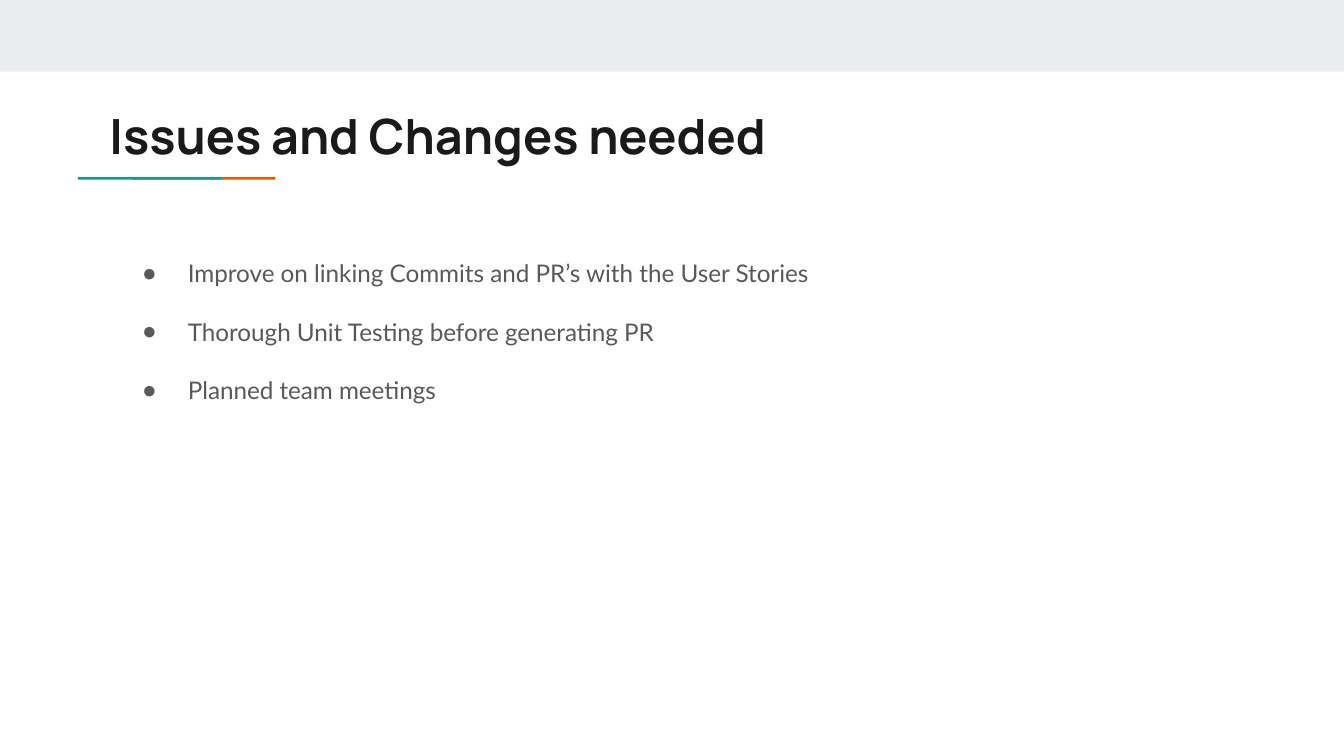
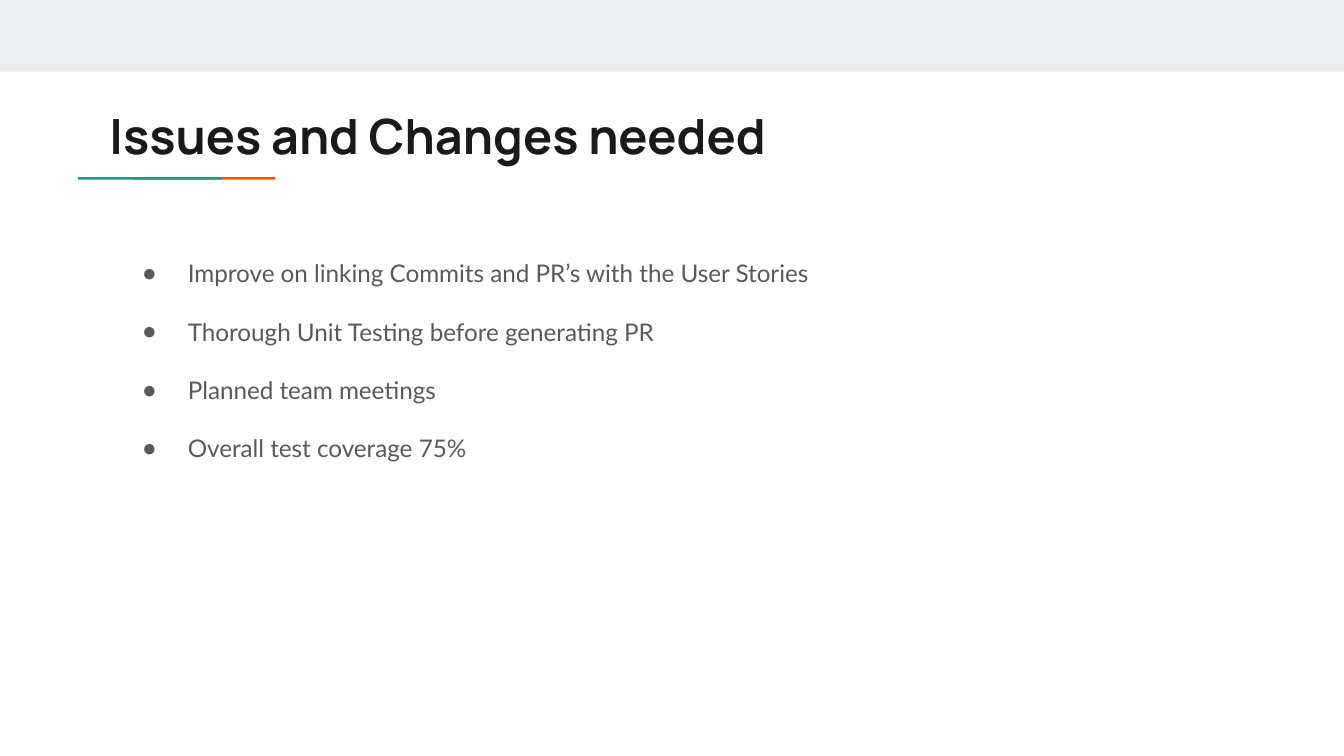
Before and after one commit to abhijeetkharkar/SPP200, a slide deck: slide 4 of Doc/Sprint2_Retrospective_200.pptx. Drawn at 1344x756 pixels with LibreOffice and Linux fonts; fonts in the diff are those of the drawing. Boxes give left, top, right and bottom in pixels: in the first picture for what was removed or moved away, otherwise in the second. Text is boxed around its words. In the diff, an @@ line names an element or a change of style, - is before the commit and + after.

Commit message:
final presentation

```diff
--- a/Doc/Sprint2_Retrospective_200.pptx
+++ b/Doc/Sprint2_Retrospective_200.pptx
@@ text at (188,439,467,462): paragraph added @@
+● Overall test coverage 75%
```
